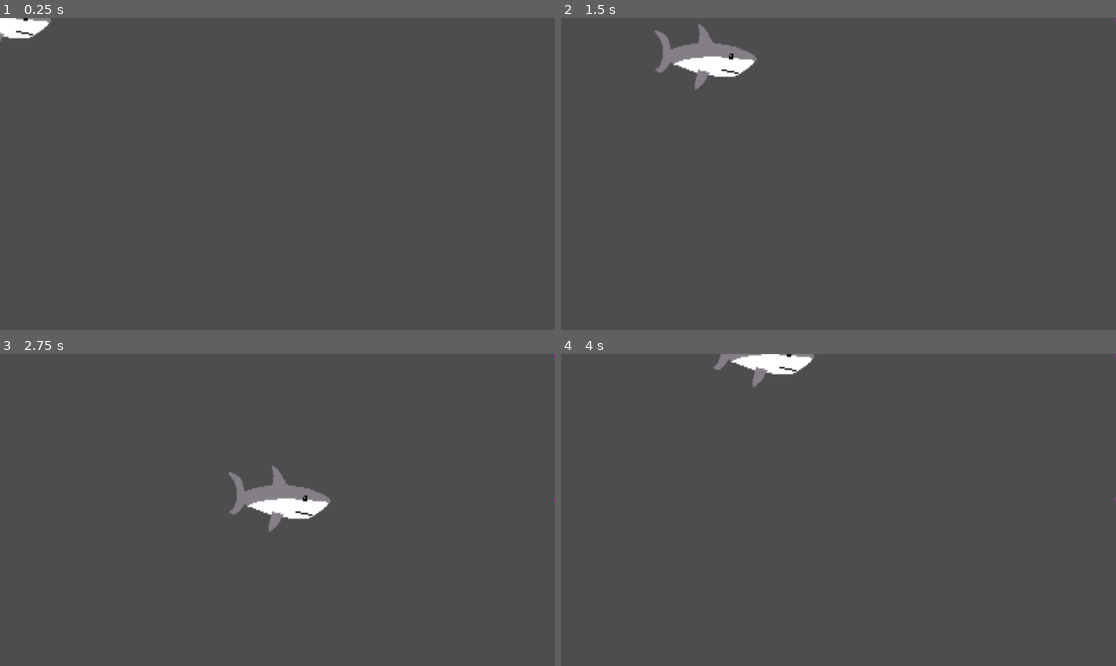
Above: before the commit, frames 1-4 (two rows, left to right).
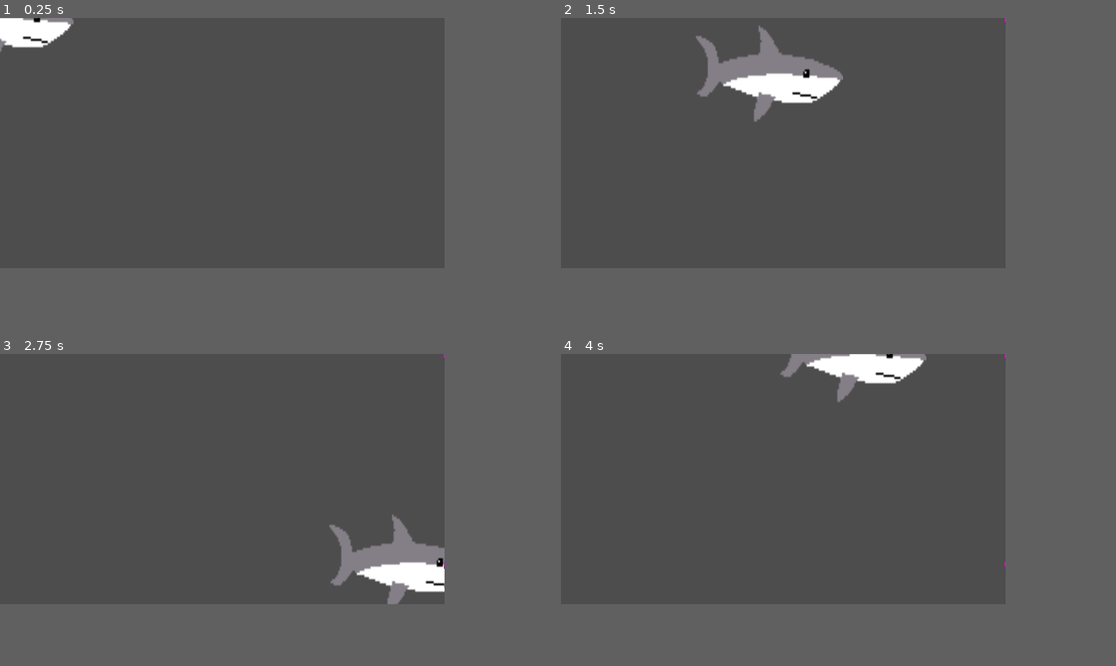
Above: after the commit, the same moments.

Repository: Jmarcs27/SharkWeekGameJam
Game: Godot game, scene res://player/shork.tscn
Same seed, same stepped clock (60 frames per second), same inputs: the game is played once before the commit and once after it. Before the commit the project has no main scene; this scene is started directly in both runs.
Inputs:
- Up to frame 1 (0.25 s): no input
- Up to frame 2 (1.5 s): tap Enter at 0.5 s; hold D (move_right) 0.53-1.28 s; tap Space (attack) at 0.6 s; hold S (move_down) from 1.28 s (still down); tap Z (bomb) at 1.35 s
- Up to frame 3 (2.75 s): release S (move_down) at 2.03 s; hold D (move_right) from 2.03 s (still down); tap Space (attack) at 2.1 s
- Up to frame 4 (4 s): release D (move_right) at 2.78 s; hold W (move_up) 2.78-3.53 s; tap Z (bomb) at 2.85 s; hold A (move_left) from 3.53 s (still down); tap Space (attack) at 3.6 s
In our replay, the window is 799x449 before the commit and 640x360 after it. These sizes can differ from the game's own. Grey fills any space a smaller window leaves; there, only what the larger window draws over its background counts as a difference.

The runs differ from the first frame. In frame 1, 0.7% of the frame differs, in the area x 0-14%, y 0-11%; in frame 2, 4.3%; in frame 3, 4.5%, in the area x 41-100%, y 0-81%; in frame 4, 2.6%.

Commit message:
Added boss scene and some assets for testing

Diff:
--- /dev/null
+++ b/enemies/scuba_boss/scuba_boss.gd
@@ -0,0 +1,50 @@
+extends Node
+
+var player
+var bossBaseHealth = 30
+var bossHealth = bossBaseHealth
+enum {HEALTHY, DAMAGED, DYING, DEAD}
+var combatPhase = HEALTHY
+
+func _ready():
+	player = get_node("../Shork")
+
+func _physics_process(delta: float):
+	#TODO: Add bubbles around regulator to simulate breathing
+	#TODO: harpoon shooting (present in all phases)
+	if (combatPhase == HEALTHY):
+		healthy_phase(delta)
+	elif (combatPhase == DAMAGED):
+		damaged_phase(delta)
+	else:
+		dying_phase(delta)
+	# TODO: Disable mechs during phase change animations and death animations
+
+func healthy_phase(delta: float):
+	pass
+
+func damaged_phase(delta: float):
+	pass
+
+func dying_phase(delta: float):
+	pass
+
+
+func _on_collision_zone_area_entered(area):
+	bossHealth -= 1
+	print("PP Boss hit. New boss HP: ", bossHealth)
+	if (combatPhase == HEALTHY and bossHealth <= (bossBaseHealth * 2/3)):
+		print("Boss has entered the Damaged Phase")
+		combatPhase = DAMAGED
+		#TODO: Add phase change effect/animation
+	elif (combatPhase == DAMAGED and bossHealth <= (bossBaseHealth / 3)):
+		print("Boss has entered the Dying Phase")
+		combatPhase = DYING
+		#TODO: Add phase change effect/animation
+	elif (bossHealth <= 0):
+		print("Boss has entered the Dead Phase")
+		combatPhase = DEAD
+		#TODO: Add death animation
+	# Clean up
+	if (area != null):
+		area.queue_free()
--- /dev/null
+++ b/enemies/scuba_boss/scuba_boss_test.tscn
@@ -0,0 +1,31 @@
+[gd_scene load_steps=4 format=3 uid="uid://nos76c0twmmm"]
+
+[ext_resource type="PackedScene" uid="uid://dw1g3sbw8n2gx" path="res://player/shork.tscn" id="1_vn6gr"]
+[ext_resource type="Script" uid="uid://nwnnwv5waetv" path="res://enemies/scuba_boss/scuba_boss.gd" id="2_5v6lt"]
+[ext_resource type="Texture2D" uid="uid://c47khfhs5q3qf" path="res://assets/scuba_boss/Boss_Concept.png" id="2_wb2ks"]
+
+[node name="TestLevel" type="Node2D"]
+
+[node name="Shork" parent="." instance=ExtResource("1_vn6gr")]
+position = Vector2(232, 246)
+scale = Vector2(0.5, 0.5)
+speed = 300
+
+[node name="scuba_boss" type="Node2D" parent="."]
+script = ExtResource("2_5v6lt")
+
+[node name="boss_location" type="Area2D" parent="scuba_boss"]
+collision_layer = 128
+collision_mask = 128
+
+[node name="CollisionPolygon2D" type="CollisionPolygon2D" parent="scuba_boss/boss_location"]
+position = Vector2(646, 16)
+polygon = PackedVector2Array(-1, 0, -36, 0, -52, 19, -83, 40, -104, 93, -132, 96, -141, 139, -140, 184, -128, 209, -104, 213, -104, 227, -111, 229, -110, 245, -98, 248, -58, 294, -118, 355, 0, 355)
+
+[node name="Sprite2D" type="Sprite2D" parent="scuba_boss/boss_location"]
+position = Vector2(566, 192)
+texture = ExtResource("2_wb2ks")
+
+[connection signal="area_entered" from="scuba_boss/boss_location" to="scuba_boss" method="_on_collision_zone_area_entered"]
+[connection signal="area_shape_entered" from="scuba_boss/boss_location" to="scuba_boss" method="_on_area_2d_area_shape_entered"]
+[connection signal="body_entered" from="scuba_boss/boss_location" to="scuba_boss" method="_on_collision_zone_body_entered"]
--- a/project.godot
+++ b/project.godot
@@ -11,8 +11,15 @@
 [application]
 
 config/name="SharkGame"
+run/main_scene="uid://dw1g3sbw8n2gx"
 config/features=PackedStringArray("4.4", "GL Compatibility")
 config/icon="res://icon.svg"
+
+[display]
+
+window/size/viewport_width=640
+window/size/viewport_height=360
+window/main_scene="uid://beaoi6sc745e1"
 
 [input]
 
Binary file added: assets/scuba_boss/Boss_Concept.png
Not shown, added: assets/scuba_boss/Boss_Concept.png.import
Binary file added: assets/scuba_boss/Harpoon.png
Not shown, added: assets/scuba_boss/Harpoon.png.import
Binary file added: assets/scuba_boss/Harpoon_Spear.png
Not shown, added: assets/scuba_boss/Harpoon_Spear.png.import
Binary file added: assets/scuba_boss/Harpoon_Unloaded.png
Not shown, added: assets/scuba_boss/Harpoon_Unloaded.png.import
Not shown: 1 places in base.tscn that only renumber resources
Not shown, added: enemies/scuba_boss/scuba_boss.gd.uid
